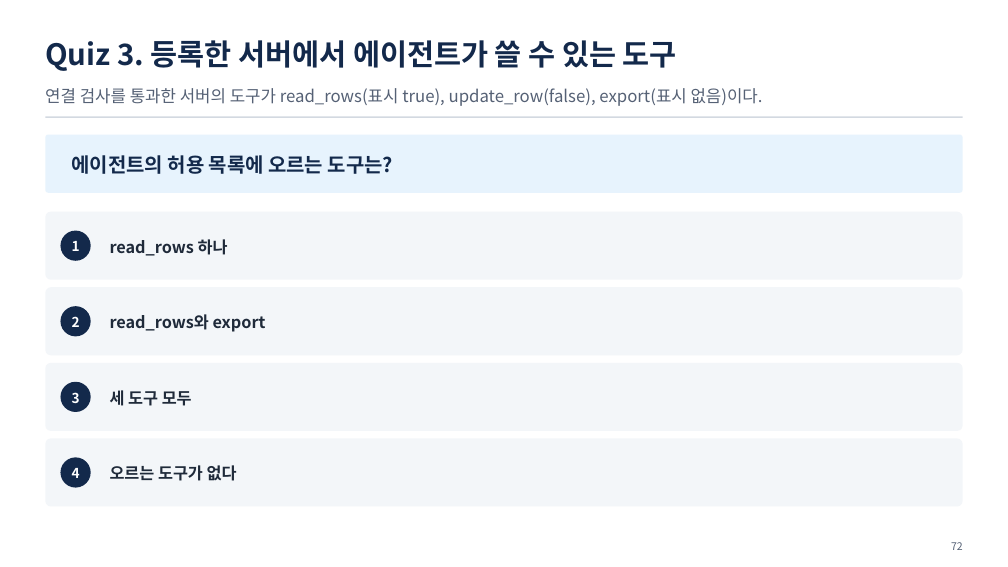
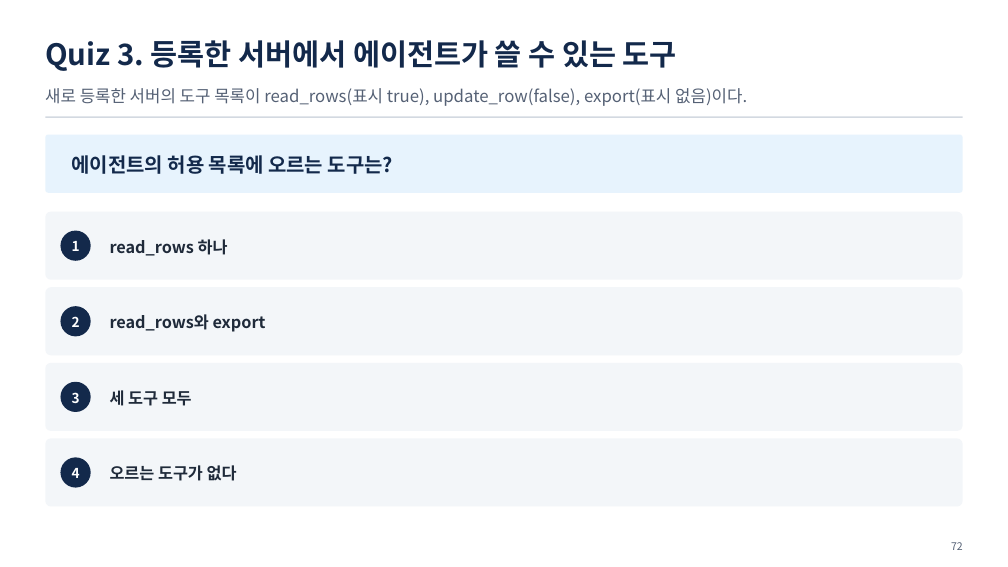
Before and after one commit to uengine-oss/hyd-iot-edu, a slide deck: slide 72 of docs/교재/통합반/06일차/통합반_06일차.pptx. Drawn at 1008x567 pixels with LibreOffice and Linux fonts; fonts in the diff are those of the drawing. Boxes give left, top, right and bottom in pixels: in the first picture for what was removed or moved away, otherwise in the second. Text is boxed around its words. In the diff, an @@ line names an element or a change of style, - is before the commit and + after.

```diff
--- a/docs/교재/통합반/06일차/통합반_06일차.pptx
+++ b/docs/교재/통합반/06일차/통합반_06일차.pptx
@@ text at [45, 88, 747, 106]: text changed @@
-연결 검사를 통과한 서버의 도구가 read_rows(표시 true), update_row(false), export(표시 없음)이다.
+새로 등록한 서버의 도구 목록이 read_rows(표시 true), update_row(false), export(표시 없음)이다.
```
Also in this commit, not shown: 11 other slides changed, 12 other files.
